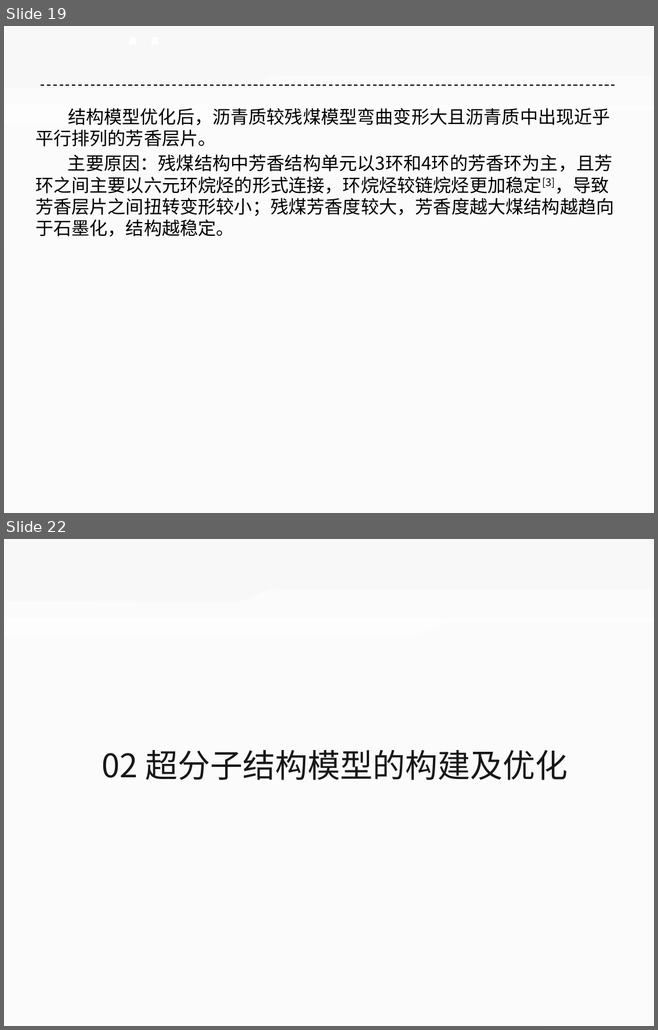
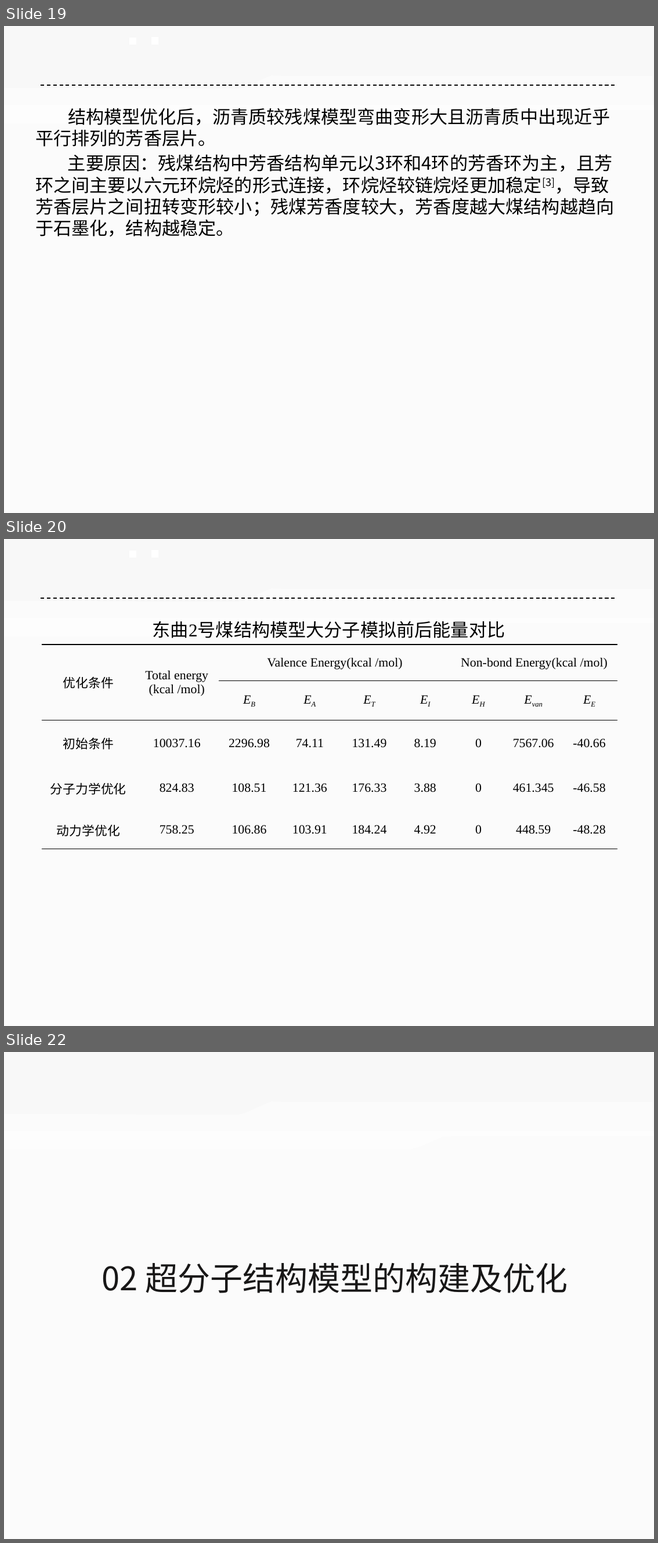
Before and after one commit to ilvcr/GraduationProject, a slide deck: ppt/yoghourtppt.pptx. Shown one above the other, each under a label of ours: slides 19 and 22 before the commit, slides 19, 20 and 22 after it; the slides between them are not shown. The pictures are 658x1030 and 658x1543 pixels, drawn with LibreOffice and Linux fonts; fonts in the diff are those of the drawing. Boxes give left, top, right and bottom in pixels: in the first picture for what was removed or moved away, otherwise in the second. Text is boxed around its words. In the diff, an @@ line names an element or a change of style, - is before the commit and + after.

```diff
--- a/ppt/yoghourtppt.pptx
+++ b/ppt/yoghourtppt.pptx
@@ slide 20 added at (4, 539, 654, 1026), background #F8F8F8; not listed: 2 template elements that a slide beside it also shows @@
@@ rectangle added at (129, 551, 136, 557), fill #FFFFFF, outline #FFFFFF 0.75 pt @@
@@ rectangle added at (151, 551, 158, 557), fill #FFFFFF, outline #FFFFFF 0.75 pt @@
@@ line added from (41, 598) to (617, 598), #000000 1 pt dashed @@
@@ text added at (152, 621, 505, 638), 20 pt, text #000000 @@
+东曲2号煤结构模型大分子模拟前后能量对比
@@ table added at (42, 644, 617, 849), 5 rows, 9 columns @@
+优化条件 | Total energy / (kcal /mol) | Valence Energy(kcal /mol) |  |  |  | Non-bond Energy(kcal /mol) |  | 
+ |  | EB | EA | ET | EI | EH | Evan | EE
+初始条件 | 10037.16 | 2296.98 | 74.11 | 131.49 | 8.19 | 0 | 7567.06 | -40.66
+分子力学优化 | 824.83 | 108.51 | 121.36 | 176.33 | 3.88 | 0 | 461.345 | -46.58
+动力学优化 | 758.25 | 106.86 | 103.91 | 184.24 | 4.92 | 0 | 448.59 | -48.28
```
Also in this commit, not shown: 5 slides changed, 2 other slides added, 2 slides removed.
